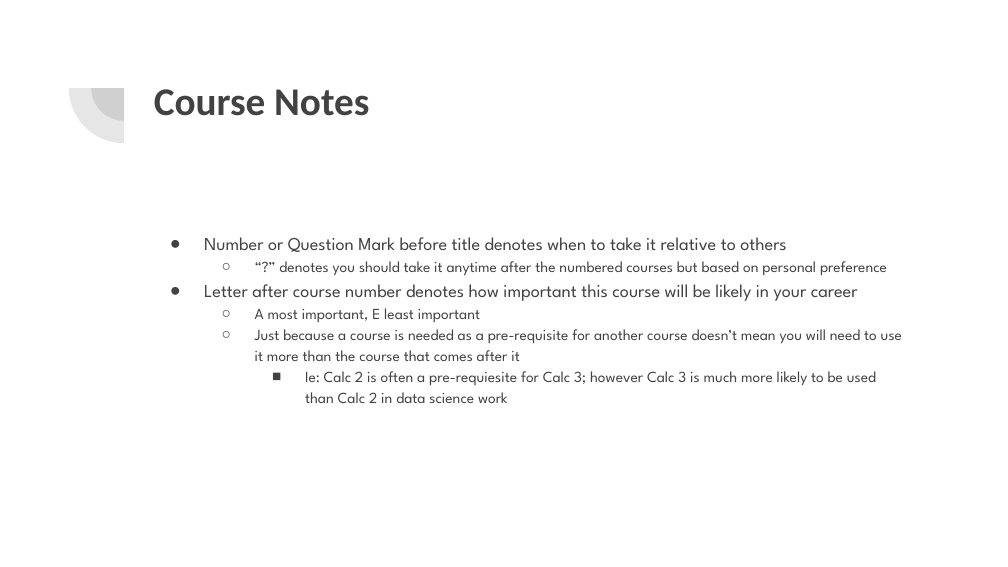
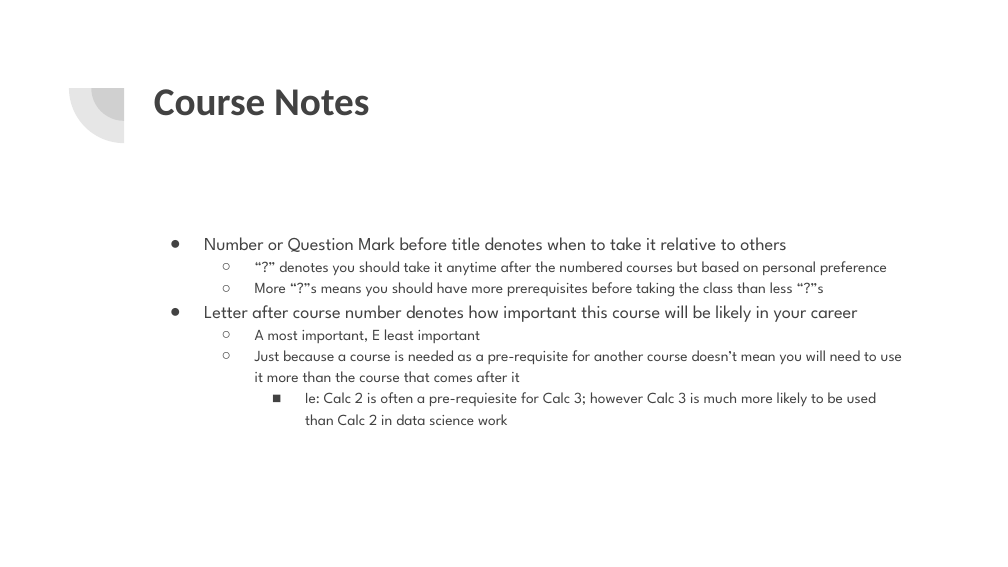
Before and after one commit to NolanSmithSolutions/Course, a slide deck: slide 6 of Future_Applications/Your Data Science Future.pptx. Drawn at 1008x567 pixels with LibreOffice and Linux fonts; fonts in the diff are those of the drawing. Boxes give left, top, right and bottom in pixels: in the first picture for what was removed or moved away, otherwise in the second. Text is boxed around its words. In the diff, an @@ line names an element or a change of style, - is before the commit and + after.

```diff
--- a/Future_Applications/Your Data Science Future.pptx
+++ b/Future_Applications/Your Data Science Future.pptx
@@ text at (255,282,824,297): paragraph added @@
+  ○ More “?”s means you should have more prerequisites before taking the class than less “?”s
```
Also in this commit, not shown: 1 other slide changed, 11 other files.
